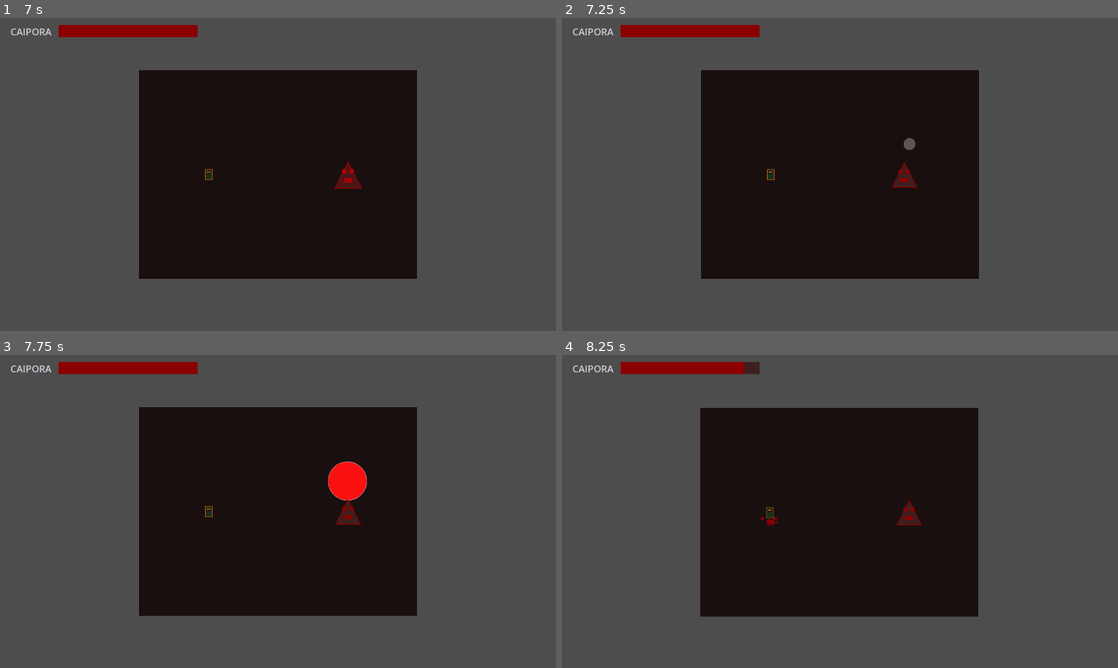
Above: before the commit, frames 1-4 (two rows, left to right).
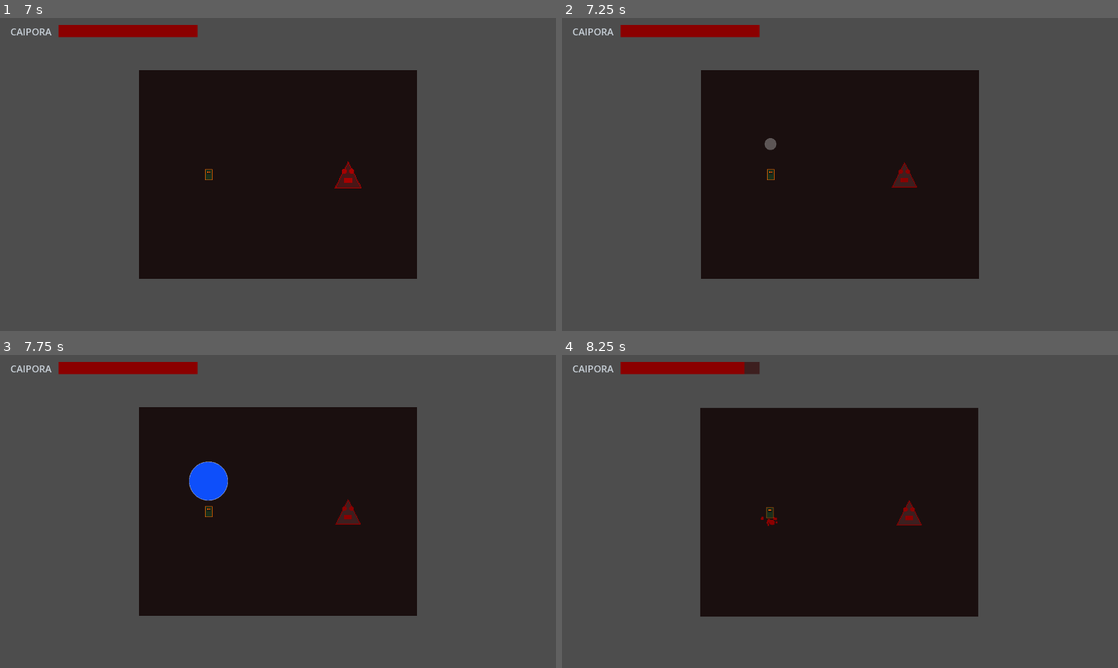
Above: after the commit, the same moments.

Repository: baltazarparra/darkgrid
Game: Godot game, scene res://scenes/ui/main_menu.tscn
Two runs of this game, one before a commit and one after it. Both use one fixed random seed, a clock stepped at 60 frames per second and the inputs below.
Inputs (mouse positions are in pixels of both pictures, inside the frame that each line leads up to):
- Up to frame 1 (7 s): click "Iniciar" at 0.5 s; click "Aprimorar" at 1.25 s; click "Aprimorar" at 2 s; click "Entrar na Floresta" at 2.75 s; tap Enter (ui_accept) at 3.5, 3.77, 5.75, 6.5, 6.77 s; move the mouse to (400, 158) at 3.52 s; hold Right (ui_right) 3.53-4.25 s; hold Shift 3.53-4.25 s; click (400, 158) at 3.67 s; drag from (166, 190) to (250, 237) at 4.27 s; move the mouse to (333, 105) at 5.02 s; hold Right (ui_right) 5.03-5.75 s; tap Ctrl at 5.1 s; drag from (250, 237) to (111, 127) at 5.77 s; move the mouse to (444, 221) at 6.52 s; hold Left (ui_left) from 6.53 s (still down); tap Alt at 6.6 s
- Up to frame 2 (7.25 s): keep holding Left (ui_left)
- Up to frame 3 (7.75 s): release Left (ui_left) at 7.25 s; drag from (111, 464) to (194, 433) at 7.27 s
- Up to frame 4 (8.25 s): move the mouse to (867, 511) at 8.02 s; hold Down (ui_down) from 8.03 s (still down); hold Shift from 8.03 s (still down); click (867, 511) at 8.17 s

Frame 1 is identical in both runs. In frame 2, 0.1% of the frame differs, in the area x 36-64%, y 38-43%; in frame 3, 1.4%, in the area x 34-66%, y 34-47%; in frame 4, nothing differs.

Commit message:
feat(combat): bolha defesa azul + duplas escalonadas em posições diferentes
- Defesa: bolha aparece ao lado da Caipora (não inimigo), fase vulnerável azul
- Duplas: dois nós independentes (TimingBubbleB na cena), posições distintas
  (-35,-85) e (35,-55) em relação ao inimigo
- Bolha B nasce 150ms depois, expira 80ms antes — janela mais curta e urgente
- TimingBubble simplificado: círculo único, parâmetro defense para cor azul

Co-Authored-By: Claude Sonnet 4.6 <noreply@anthropic.com>

Diff:
--- a/scenes/arena/arena.tscn
+++ b/scenes/arena/arena.tscn
@@ -46,4 +46,7 @@
 [node name="TimingBubble" type="Node2D" parent="."]
 script = ExtResource("6_bubble")
 
+[node name="TimingBubbleB" type="Node2D" parent="."]
+script = ExtResource("6_bubble")
+
 [node name="Hud" parent="." instance=ExtResource("14_hud")]
--- a/scripts/arena/arena_manager.gd
+++ b/scripts/arena/arena_manager.gd
@@ -10,15 +10,18 @@
 var _enemy: Criatura
 var _timing_system: TimingSystem
 var _timing_bubble: Node2D
+var _timing_bubble_b: Node2D
 var _feedback: FeedbackSystem
 var _sfx: SfxSystem
 
 func _ready() -> void:
 	_timing_system = $TimingSystem
 	_timing_bubble = $TimingBubble
+	_timing_bubble_b = $TimingBubbleB
 	_feedback = $FeedbackSystem
 	_sfx = $SfxSystem
 	_timing_bubble.vulnerable_entered.connect(_on_bubble_vulnerable)
+	_timing_bubble_b.vulnerable_entered.connect(_on_bubble_vulnerable)
 
 	_spawn_caipora()
 	_spawn_enemy()
@@ -31,21 +34,18 @@
 	_caipora = caipora_combat_scene.instantiate()
 	_caipora.position = Vector2(160, 240)
 	add_child(_caipora)
-	# Aplica HP de run + bônus/cooldown de meta (após _ready do HealthComponent).
 	_caipora.health.max_health = GameState.caipora_max_hp
 	_caipora.health.current_health = clampi(GameState.caipora_current_hp, 0, GameState.caipora_max_hp)
 	_caipora.attack_cooldown = maxf(0.3, Constants.ATTACK_COOLDOWN_SECONDS - MetaProgression.get_cooldown_reduction())
 	_caipora.health.health_changed.connect(_on_caipora_health_changed)
 	_caipora.health.died.connect(_on_actor_died.bind(_caipora))
 	_caipora.health.died.connect(func(): SignalBus.caipora_died.emit())
-	# Inicializa o HUD com o estado atual da run.
 	SignalBus.caipora_health_changed.emit(_caipora.health.current_health, _caipora.health.max_health)
 
 func _on_caipora_health_changed(new_health: int, max_health: int) -> void:
 	SignalBus.caipora_health_changed.emit(new_health, max_health)
 
 func _spawn_enemy() -> void:
-	# GameState pode definir o inimigo do próximo combate (ex: hub na Fase 4).
 	var scene := enemy_scene
 	if GameState.next_enemy_scene != null:
 		scene = GameState.next_enemy_scene
@@ -68,24 +68,49 @@
 	if not _both_alive():
 		return
 	var is_double: bool = randf() < Constants.TIMING_DOUBLE_CHANCE
-	var p_start: float = Constants.TIMING_DOUBLE_PERFECT_START if is_double else Constants.TIMING_PERFECT_START
-	var p_end: float = Constants.TIMING_DOUBLE_PERFECT_END if is_double else Constants.TIMING_PERFECT_END
 	_sfx.play(_sfx.attack_sound)
+	_timing_system.timing_result.connect(_on_attack_timing_result)
+
 	if is_double:
 		_timing_system.timing_first_hit.connect(_on_attack_first_hit)
-	_timing_system.timing_result.connect(_on_attack_timing_result)
-	_timing_bubble.show_bubble(
-		_enemy.position + Vector2(0, -70),
-		Constants.TIMING_WINDOW_ATTACK,
-		p_start,
-		p_end,
-		is_double
-	)
-	_timing_system.open_window(Constants.TIMING_WINDOW_ATTACK, p_start, p_end, is_double)
+		_timing_system.open_window(
+			Constants.TIMING_WINDOW_ATTACK,
+			Constants.TIMING_DOUBLE_PERFECT_START,
+			Constants.TIMING_DOUBLE_PERFECT_END,
+			true
+		)
+		# Bolha A — posição levemente acima-esquerda do inimigo
+		_timing_bubble.show_bubble(
+			_enemy.position + Vector2(-35, -85),
+			Constants.TIMING_WINDOW_ATTACK,
+			Constants.TIMING_DOUBLE_PERFECT_START,
+			Constants.TIMING_DOUBLE_PERFECT_END
+		)
+		# Bolha B — posição diferente, nasce 150ms depois, expira 80ms antes
+		await get_tree().create_timer(0.15).timeout
+		if _both_alive():
+			_timing_bubble_b.show_bubble(
+				_enemy.position + Vector2(35, -55),
+				Constants.TIMING_WINDOW_ATTACK - 0.15,
+				Constants.TIMING_DOUBLE_PERFECT_START,
+				Constants.TIMING_DOUBLE_PERFECT_END - 0.08
+			)
+	else:
+		_timing_bubble.show_bubble(
+			_enemy.position + Vector2(0, -70),
+			Constants.TIMING_WINDOW_ATTACK,
+			Constants.TIMING_PERFECT_START,
+			Constants.TIMING_PERFECT_END
+		)
+		_timing_system.open_window(
+			Constants.TIMING_WINDOW_ATTACK,
+			Constants.TIMING_PERFECT_START,
+			Constants.TIMING_PERFECT_END
+		)
 
 func _on_attack_first_hit() -> void:
 	_timing_system.timing_first_hit.disconnect(_on_attack_first_hit)
-	_timing_bubble.first_hit()
+	_timing_bubble.burst_success()
 	_sfx.play(_sfx.timing_alert_sound)
 
 func _on_attack_timing_result(result: TimingSystem.TimingResult) -> void:
@@ -96,8 +121,10 @@
 	var is_critical := result == TimingSystem.TimingResult.PERFECT
 	if is_critical:
 		_timing_bubble.burst_success()
+		_timing_bubble_b.burst_success()
 	else:
 		_timing_bubble.hide_bubble()
+		_timing_bubble_b.hide_bubble()
 
 	var damage := _caipora.execute_attack(is_critical)
 	_enemy.take_damage(damage)
@@ -117,7 +144,6 @@
 		_start_enemy_turn()
 
 # ─── Turno do Inimigo (Defesa) ─────────────────────
-# A cadência (wind-up, golpes, cooldown) é dirigida pela EnemyStateMachine.
 func _start_enemy_turn() -> void:
 	if not _both_alive():
 		return
@@ -127,15 +153,16 @@
 	if not _both_alive():
 		return
 	var window := _enemy.attack_pattern.attack_duration
-	# Em multi-strike, garante estado limpo entre golpes consecutivos.
 	if _timing_system.timing_result.is_connected(_on_defense_timing_result):
 		_timing_system.timing_result.disconnect(_on_defense_timing_result)
 	_timing_system.timing_result.connect(_on_defense_timing_result)
+	# Bolha de defesa: ao lado do jogador, azul
 	_timing_bubble.show_bubble(
-		_enemy.position + Vector2(0, -70),
+		_caipora.position + Vector2(0, -70),
 		window,
 		Constants.TIMING_PERFECT_START,
-		Constants.TIMING_PERFECT_END
+		Constants.TIMING_PERFECT_END,
+		true
 	)
 	_timing_system.open_window(window, Constants.TIMING_PERFECT_START, Constants.TIMING_PERFECT_END)
 
@@ -172,7 +199,6 @@
 # ─── Morte ─────────────────────────────────────────
 func _on_actor_died(actor: CombatActor) -> void:
 	var caipora_won := actor == _enemy
-	# Grava o HP sobrevivente de volta no GameState (0 em caso de derrota).
 	GameState.caipora_current_hp = maxi(0, _caipora.health.current_health)
 	if _enemy != null and is_instance_valid(_enemy):
 		_enemy.state_machine.stop()
@@ -182,7 +208,6 @@
 	_feedback.trigger_hit_stop(5)
 
 	SignalBus.arena_exited.emit(caipora_won)
-	# Aguarda a death animation (flash + fade ≈ 0.55s) antes de trocar de tela.
 	await get_tree().create_timer(0.6).timeout
 	if caipora_won:
 		if GameState.active_combat_is_boss:
--- a/scripts/ui/timing_bubble.gd
+++ b/scripts/ui/timing_bubble.gd
@@ -7,7 +7,6 @@
 # ─── Constants ─────────────────────────────────────
 const RADIUS_MIN: float = 4.0
 const RADIUS_MAX: float = 40.0
-const DOUBLE_OFFSET: float = 22.0
 
 const PHASE_GROW: int = 0
 const PHASE_VULNERABLE: int = 1
@@ -23,22 +22,13 @@
 var _radius: float = RADIUS_MIN
 var _color: Color = Color(1, 1, 1, 0.2)
 var _burst_timer: float = -1.0
-
-var _double_mode: bool = false
-var _first_burst: bool = false
-var _first_burst_timer: float = -1.0
+var _defense_mode: bool = false
 
 # ─── Lifecycle ─────────────────────────────────────
 func _ready() -> void:
 	visible = false
 
 func _process(delta: float) -> void:
-	if _first_burst_timer >= 0.0:
-		_first_burst_timer -= delta
-		if _first_burst_timer <= 0.0:
-			_first_burst_timer = -1.0
-			queue_redraw()
-
 	if _burst_timer >= 0.0:
 		_burst_timer -= delta
 		var t: float = 1.0 - maxf(0.0, _burst_timer / 0.12)
@@ -73,7 +63,10 @@
 				var t: float = (progress - _perfect_start) / (_perfect_end - _perfect_start)
 				var pulse: float = sin(t * TAU * 4.0) * 0.15
 				_radius = RADIUS_MAX * (1.1 + pulse * 0.1)
-				_color = Color(1.0, 0.05 + pulse * 0.1, 0.05 + pulse * 0.1, 0.85 + pulse)
+				if _defense_mode:
+					_color = Color(0.05 + pulse * 0.05, 0.3 + pulse * 0.1, 1.0, 0.85 + pulse)
+				else:
+					_color = Color(1.0, 0.05 + pulse * 0.1, 0.05 + pulse * 0.1, 0.85 + pulse)
 
 		PHASE_EXPLODE:
 			var t: float = (progress - _perfect_end) / (1.0 - _perfect_end)
@@ -88,37 +81,18 @@
 func _draw() -> void:
 	if _phase == PHASE_IDLE and _burst_timer < 0.0:
 		return
-
-	if not _double_mode:
-		draw_circle(Vector2.ZERO, _radius, _color)
-		draw_arc(Vector2.ZERO, _radius, 0.0, TAU, 32, Color(1, 1, 1, _color.a * 0.4), 1.5)
-		return
-
-	var left := Vector2(-DOUBLE_OFFSET, 0.0)
-	var right := Vector2(DOUBLE_OFFSET, 0.0)
-
-	if not _first_burst:
-		draw_circle(left, _radius, _color)
-		draw_arc(left, _radius, 0.0, TAU, 32, Color(1, 1, 1, _color.a * 0.4), 1.5)
-	elif _first_burst_timer > 0.0:
-		var flash_a: float = _first_burst_timer / 0.10
-		var flash_r: float = lerpf(RADIUS_MAX * 0.8, RADIUS_MAX * 1.4, 1.0 - flash_a)
-		draw_circle(left, flash_r, Color(1, 1, 1, flash_a * 0.8))
-
-	draw_circle(right, _radius, _color)
-	draw_arc(right, _radius, 0.0, TAU, 32, Color(1, 1, 1, _color.a * 0.4), 1.5)
+	draw_circle(Vector2.ZERO, _radius, _color)
+	draw_arc(Vector2.ZERO, _radius, 0.0, TAU, 32, Color(1, 1, 1, _color.a * 0.4), 1.5)
 
 # ─── Public API ────────────────────────────────────
-func show_bubble(world_pos: Vector2, duration: float, perfect_start: float, perfect_end: float, double: bool = false) -> void:
+func show_bubble(world_pos: Vector2, duration: float, perfect_start: float, perfect_end: float, defense: bool = false) -> void:
 	_duration = duration
 	_perfect_start = perfect_start
 	_perfect_end = perfect_end
 	_elapsed = 0.0
 	_phase = PHASE_GROW
 	_burst_timer = -1.0
-	_double_mode = double
-	_first_burst = false
-	_first_burst_timer = -1.0
+	_defense_mode = defense
 	_radius = RADIUS_MIN
 	_color = Color(1, 1, 1, 0.2)
 	position = world_pos
@@ -128,7 +102,6 @@
 func hide_bubble() -> void:
 	_phase = PHASE_IDLE
 	_burst_timer = -1.0
-	_first_burst_timer = -1.0
 	visible = false
 
 func burst_success() -> void:
@@ -138,8 +111,3 @@
 	_radius = RADIUS_MAX * 0.8
 	visible = true
 	queue_redraw()
-
-func first_hit() -> void:
-	_first_burst = true
-	_first_burst_timer = 0.10
-	queue_redraw()
